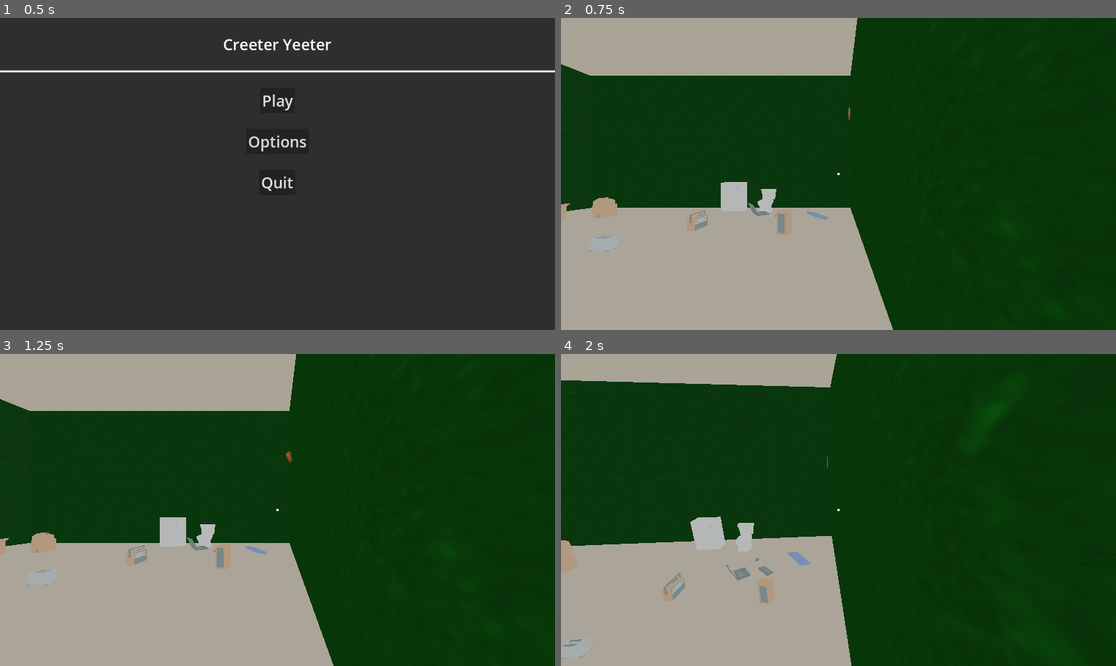
Above: before the commit, frames 1-4 (two rows, left to right).
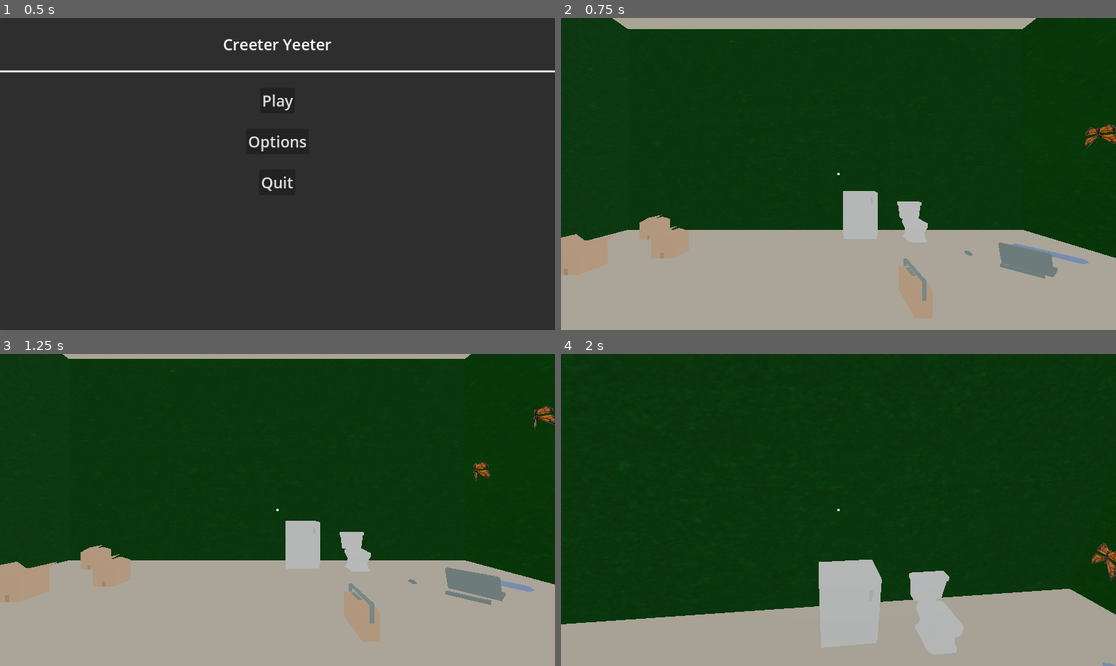
Above: after the commit, the same moments.

Repository: rcorre/wildjam84
Game: Godot game, scene res://menus/title/Title.tscn
Two runs of this game, one before a commit and one after it. Both use one fixed random seed, a clock stepped at 60 frames per second and the inputs below.
Inputs (mouse positions are in pixels of both pictures, inside the frame that each line leads up to):
- Up to frame 1 (0.5 s): no input
- Up to frame 2 (0.75 s): click "Play" at 0.5 s
- Up to frame 3 (1.25 s): no input
- Up to frame 4 (2 s): tap Enter at 1.25 s; move the mouse to (866, 510) at 1.27 s; hold W (forward) from 1.28 s (still down); hold Right mouse button (drop) from 1.28 s (still down); tap Space (jump) at 1.52 s

Frame 1 is identical in both runs. In frame 2, 30% of the frame differs, in the area x 0-100%, y 0-100%; in frame 3, 30%; in frame 4, 30%.

Commit message:
Generate rooms at max capacity

Diff:
--- a/scenes/Bugs/Controller/BugController.gd
+++ b/scenes/Bugs/Controller/BugController.gd
@@ -24,7 +24,7 @@
 	add_child(timer)
 	timer.one_shot = true
 	timer.timeout.connect(spawn.bind(timer))
-	spawn(timer)
+	spawn(timer, true)
 
 func _on_try_again(new_player: Player) -> void:
 	self.player = new_player
@@ -86,24 +86,29 @@
 
 	bug.position = Vector3(final_x, final_y, final_z)
 
-func spawn(timer: Timer) -> void:
+func spawn(timer: Timer, max_out := false) -> void:
 	var config : Dictionary = DIFFICULTY_LEVELS[difficulty_level]
 	timer.start(randf_range(config.min_spawn_frequency as float, config.max_spawn_frequency as float))
 
 	if bugs.size() >= config.max_concurrent_bugs:
 		return
 
-	var next_bug := (_pick_bug(config.bugs).instantiate() as Bug).with_args(player, config.chase_factor)
-	bugs.append(next_bug)
-	next_bug.on_bug_death.connect(_on_bug_death)
+	var bugs_left := 1 if not max_out else config.max_concurrent_bugs - bugs.size() as int
 
-	add_child(next_bug)
-	_place_on_bounds(
-		next_bug,
-		Vector2(-5.7, 5.7),
-		Vector2(-2.7, 2.7),
-		Vector2(-5.7, 5.7),
-	)
+	while bugs_left > 0:
+		bugs_left -= 1
+
+		var next_bug := (_pick_bug(config.bugs).instantiate() as Bug).with_args(player, config.chase_factor)
+		bugs.append(next_bug)
+		next_bug.on_bug_death.connect(_on_bug_death)
+
+		add_child(next_bug)
+		_place_on_bounds(
+			next_bug,
+			Vector2(-5.7, 5.7),
+			Vector2(-2.7, 2.7),
+			Vector2(-5.7, 5.7),
+		)
 
 func with_args(
 	level: int,
